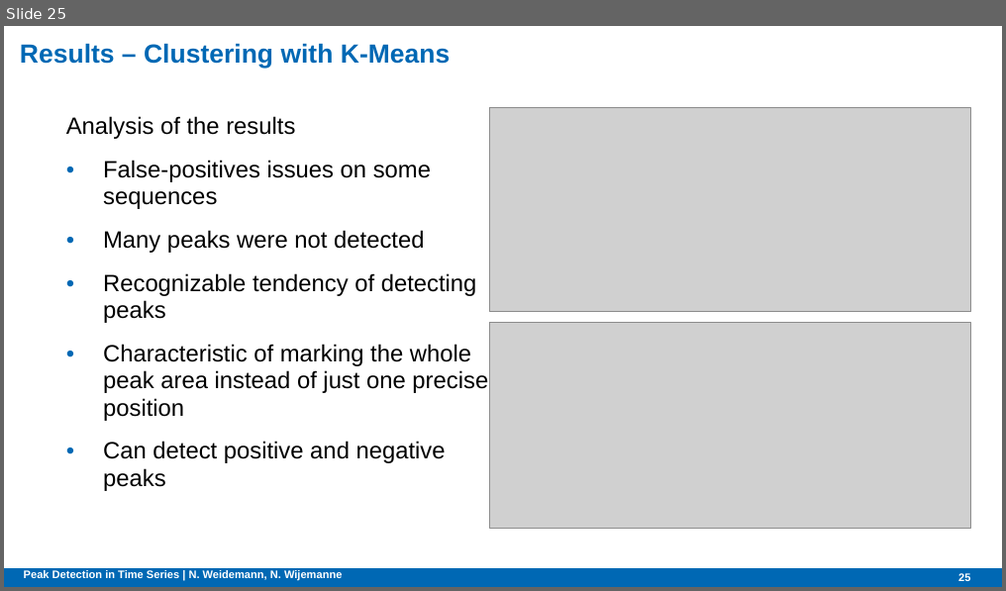
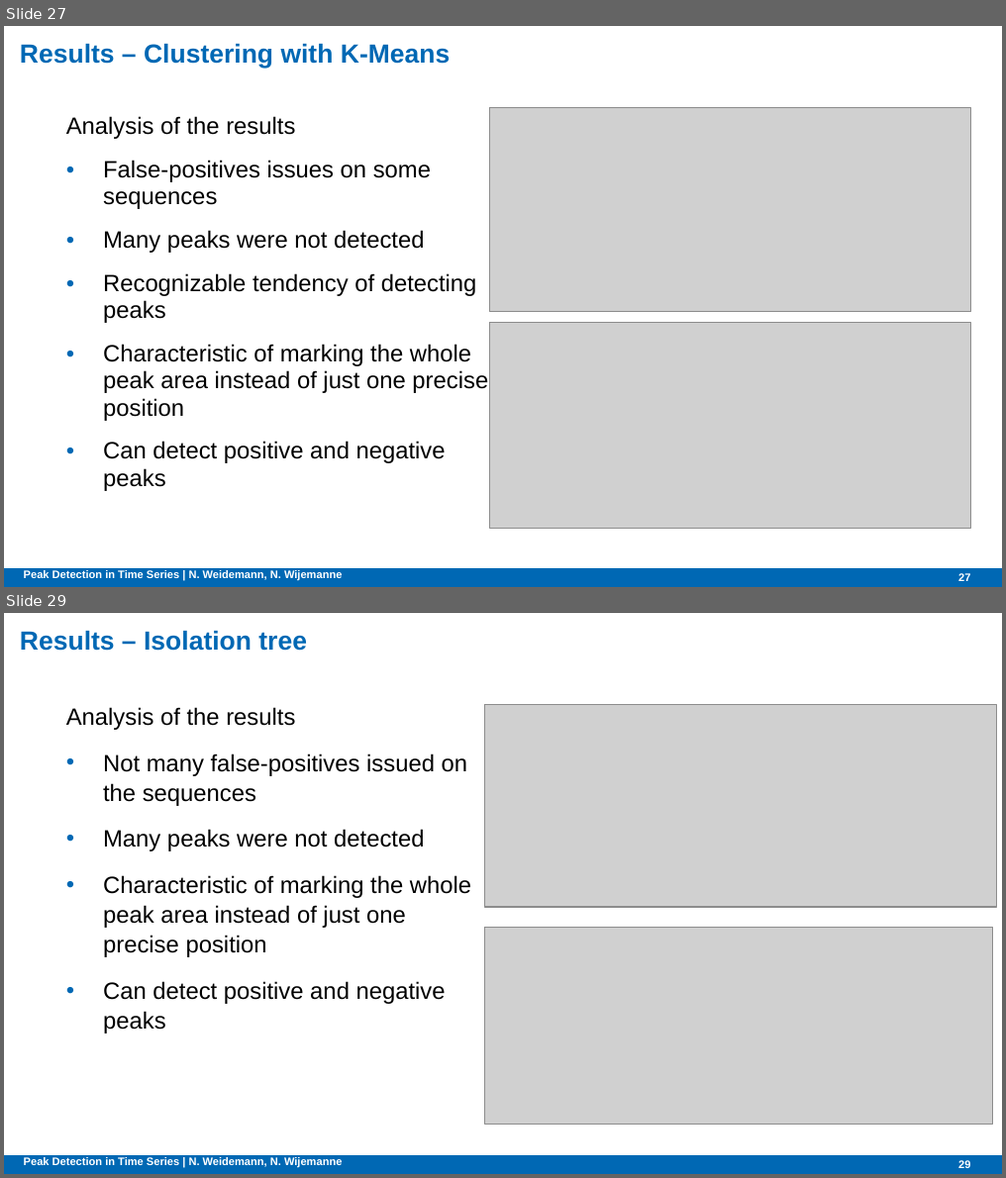
Before and after one commit to NatDharindri/AMSGroup2, a slide deck: Final presentation.pptx. Shown one above the other, each under a label of ours: slide 25 before the commit, slides 27 and 29 after it; the slides between them are not shown. The pictures are 1006x591 and 1006x1178 pixels, drawn with LibreOffice and Linux fonts; fonts in the diff are those of the drawing; grey boxes stand for pictures; background and template pictures are left out. Boxes give left, top, right and bottom in pixels: in the first picture for what was removed or moved away, otherwise in the second. Text is boxed around its words. In the diff, an @@ line names an element or a change of style, - is before the commit and + after.

Commit message:
Edits with Autoencoder and Isolation Tree

```diff
--- a/Final presentation.pptx
+++ b/Final presentation.pptx
@@ slide 29 added at (4, 613, 1002, 1174), background #FFFFFF; not listed: 1 template element that a slide beside it also shows @@
@@ title added at (20, 630, 307, 651), 18.9 pt, text #0068B4, bold @@
+Results – Isolation tree
@@ text added at (66, 707, 471, 1034), 17 pt, text #000000 @@
+Analysis of the results
+• Not many false-positives issued on the sequences
+• Many peaks were not detected
+• Characteristic of marking the whole peak area instead of just one precise position
+• Can detect positive and negative peaks
@@ picture added at (484, 705, 996, 907) @@
@@ picture added at (484, 928, 992, 1124) @@
@@ text added at (24, 1157, 342, 1167), 7.9 pt, text #FFFFFF, bold @@
+Peak Detection in Time Series | N. Weidemann, N. Wijemanne
@@ page number added at (958, 1160, 970, 1171), 7.9 pt, text #FFFFFF, bold @@
+29
@@ what was slide 25 is now slide 27 @@
@@ page number at (958, 573, 970, 581): text changed @@
-25
+27
```
Also in this commit, not shown: 1 slide changed, 5 other slides added.
